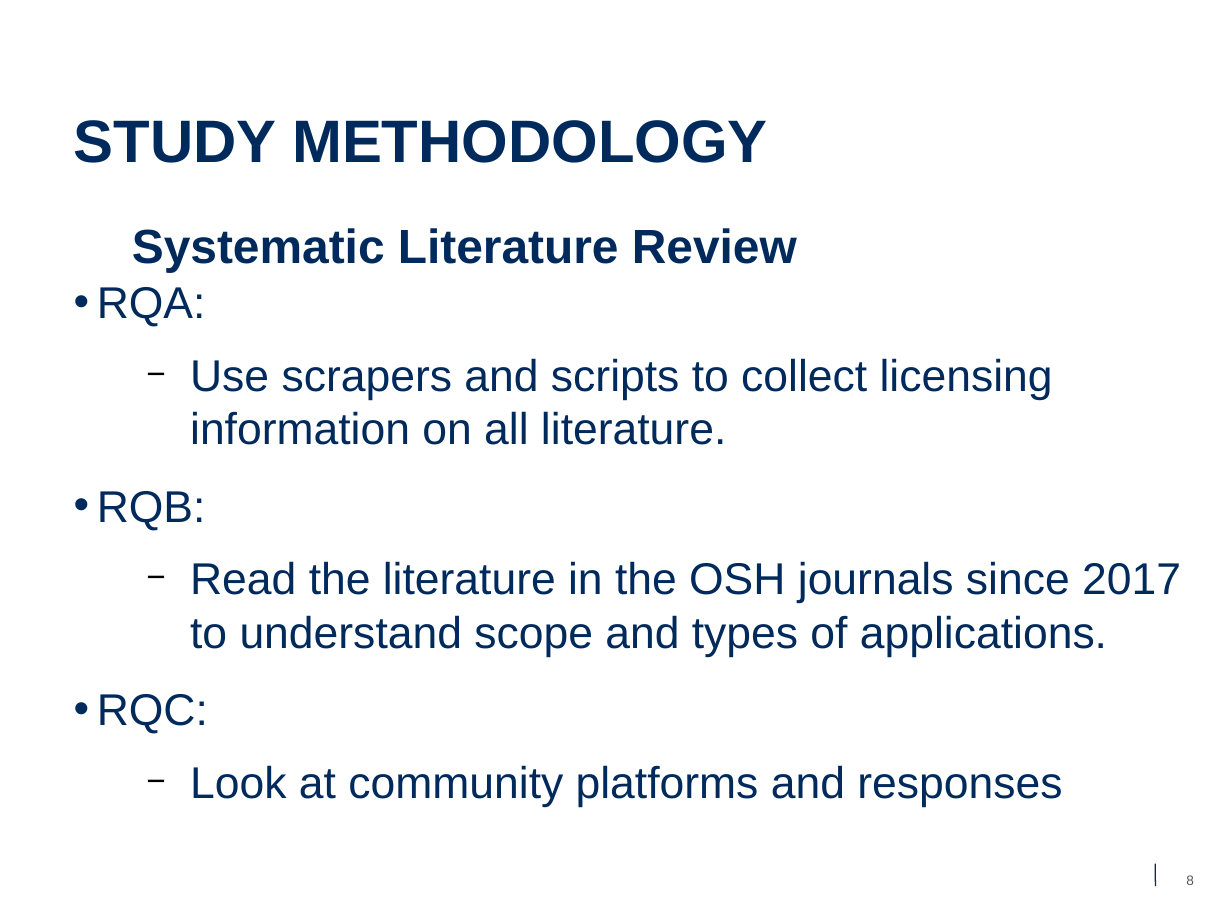
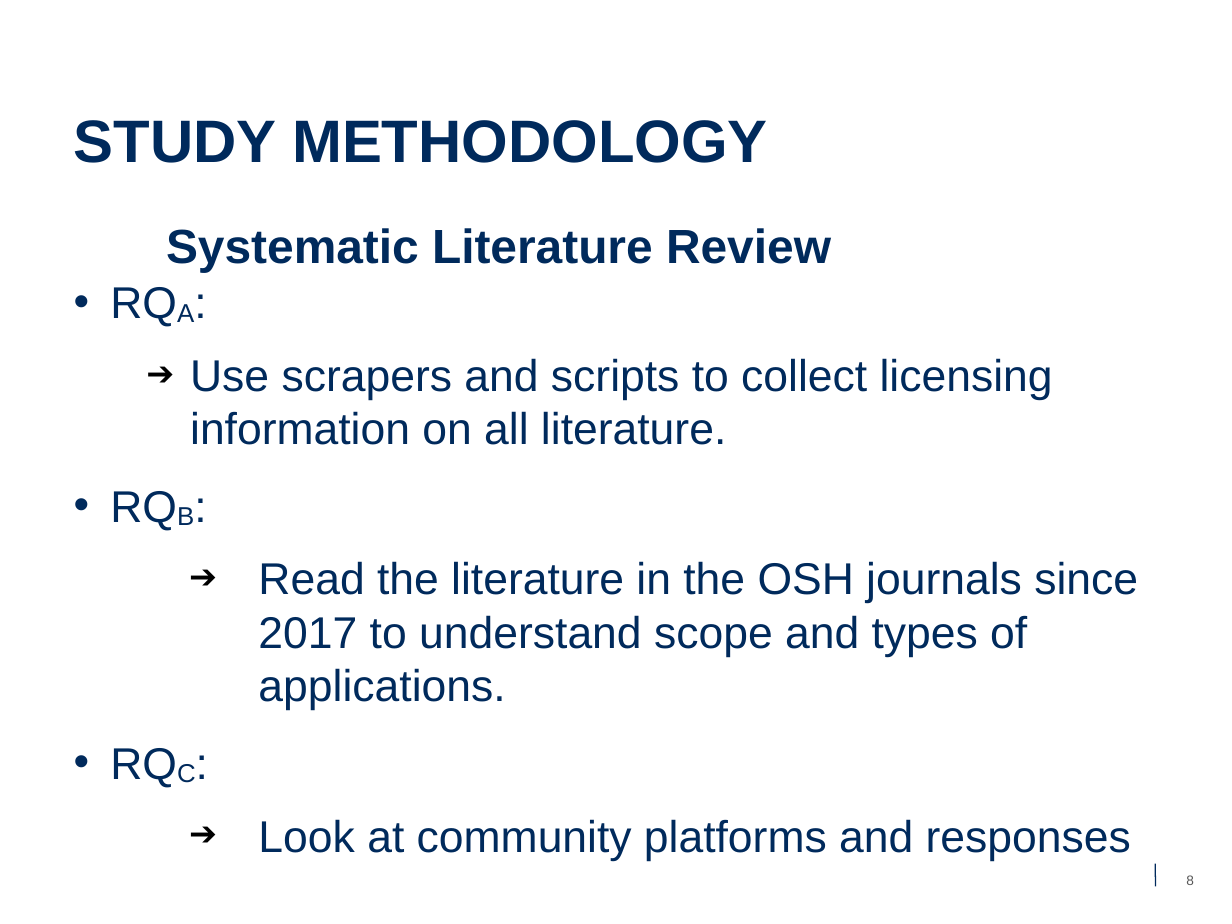
Before and after one commit to aliraeisdanaei/FOSH_Lit_Review, a slide deck: slide 8 of Presentation/presentation_v2.pptx. Drawn at 1232x924 pixels with LibreOffice and Linux fonts; fonts in the diff are those of the drawing; background and template pictures are left out. Boxes give left, top, right and bottom in pixels: in the first picture for what was removed or moved away, otherwise in the second. Text is boxed around its words. In the diff, an @@ line names an element or a change of style, - is before the commit and + after.

```diff
--- a/Presentation/presentation_v2.pptx
+++ b/Presentation/presentation_v2.pptx
@@ text "Systematic Literature Review" at <box>166,228,1138,861</box>: now subscript in "RQA:", "RQB:", "RQC:"; indent changed; bullet − to ➔ @@
```
Also in this commit, not shown: 5 other slides changed, 2 other files.
